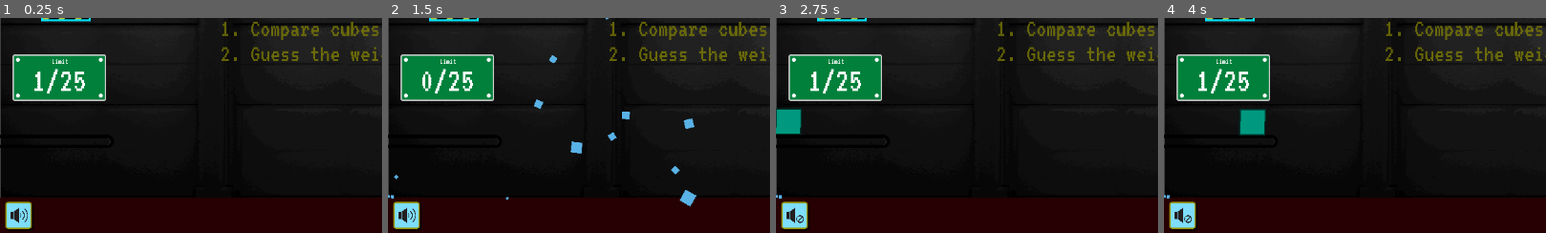
Above: before the commit, frames 1-4 (left to right).
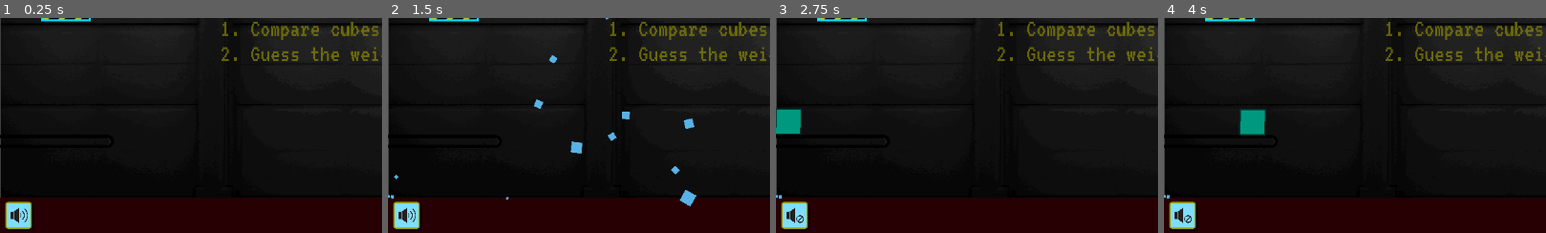
Above: after the commit, the same moments.

Repository: bjornarprytz/scale
Game: Godot game, scene res://main.tscn
Same seed, same stepped clock (60 frames per second), same inputs: the game is played once before the commit and once after it.
Inputs (mouse positions are % of the whole screen's width and height, from its top left):
- Up to frame 1 (0.25 s): no input
- Up to frame 2 (1.5 s): click (8, 16) at 0.52 s; click (17, 16) at 1.27 s
- Up to frame 3 (2.75 s): click (3, 96) at 2 s
- Up to frame 4 (4 s): click (8, 16) at 2.77 s; click (30, 16) at 3.52 s
The pictures show only the part of the screen within x 0-50%, y 50-100%; the shares and areas given below are measured in that part.

The runs differ from the first frame. In frame 1, 5.3% of the frame differs, in the area x 3-28%, y 16-39%; in frame 2, 5.3%; in frame 3, 5.3%; in frame 4, 5.3%.

Commit message:
some easy QoL fixes

Diff:
--- a/src/main.gd
+++ b/src/main.gd
@@ -121,9 +121,6 @@
 		cube.position = spawn_point.position
 	else:
 		cube.position = placement
-	cube.exploded.connect(_update_cube_count, CONNECT_ONE_SHOT)
-
-	_update_cube_count()
 
 	return cube
 
@@ -169,11 +166,6 @@
 func _get_cube_count():
 	return _get_cubes().size()
 
-func _update_cube_count():
-	$UIBack/CountPanel/Count.clear()
-	$UIBack/CountPanel/Count.append_text("[center]" + str(_get_cube_count()) + "/" + str(MAX_CUBES))
-
-
 func _on_button_button_down() -> void:
 	get_tree().reload_current_scene()
 
--- a/src/main.tscn
+++ b/src/main.tscn
@@ -15,28 +15,6 @@
 [sub_resource type="Theme" id="Theme_75p0t"]
 default_font = ExtResource("4_xs043")
 default_font_size = 256
-
-[sub_resource type="StyleBoxFlat" id="StyleBoxFlat_hnbky"]
-bg_color = Color(0, 0.501961, 0.227451, 1)
-border_width_left = 2
-border_width_top = 2
-border_width_right = 2
-border_width_bottom = 2
-corner_radius_top_left = 2
-corner_radius_top_right = 2
-corner_radius_bottom_right = 2
-corner_radius_bottom_left = 2
-
-[sub_resource type="Theme" id="Theme_h8kd7"]
-default_font = ExtResource("4_xs043")
-default_font_size = 256
-
-[sub_resource type="StyleBoxFlat" id="StyleBoxFlat_xv6ol"]
-bg_color = Color(1, 1, 1, 1)
-corner_radius_top_left = 4
-corner_radius_top_right = 4
-corner_radius_bottom_right = 4
-corner_radius_bottom_left = 4
 
 [sub_resource type="Theme" id="Theme_rq7eu"]
 default_font = ExtResource("4_xs043")
@@ -116,82 +94,6 @@
 bbcode_enabled = true
 text = "[wave][rainbow freq=0.2]WIN"
 
-[node name="CountPanel" type="Panel" parent="UIBack"]
-offset_left = 19.0
-offset_top = 379.0
-offset_right = 160.0
-offset_bottom = 449.0
-theme_override_styles/panel = SubResource("StyleBoxFlat_hnbky")
-
-[node name="Count" type="RichTextLabel" parent="UIBack/CountPanel"]
-layout_mode = 1
-anchors_preset = 8
-anchor_left = 0.5
-anchor_top = 0.5
-anchor_right = 0.5
-anchor_bottom = 0.5
-offset_left = -72.5
-offset_top = -21.0
-offset_right = 652.5
-offset_bottom = 274.0
-grow_horizontal = 2
-grow_vertical = 2
-scale = Vector2(0.2, 0.2)
-theme = SubResource("Theme_h8kd7")
-bbcode_enabled = true
-text = "[center]25/25"
-
-[node name="Text" type="RichTextLabel" parent="UIBack/CountPanel"]
-layout_mode = 1
-anchors_preset = 8
-anchor_left = 0.5
-anchor_top = 0.5
-anchor_right = 0.5
-anchor_bottom = 0.5
-offset_left = -26.5
-offset_top = -31.0
-offset_right = 523.5
-offset_bottom = 149.0
-grow_horizontal = 2
-grow_vertical = 2
-scale = Vector2(0.1, 0.1)
-theme = SubResource("Theme_h8kd7")
-theme_override_font_sizes/normal_font_size = 128
-bbcode_enabled = true
-text = "[center]Limit"
-
-[node name="ColorRect4" type="Panel" parent="UIBack/CountPanel"]
-layout_mode = 0
-offset_left = 5.0
-offset_top = 59.0
-offset_right = 11.0
-offset_bottom = 65.0
-theme_override_styles/panel = SubResource("StyleBoxFlat_xv6ol")
-
-[node name="ColorRect3" type="Panel" parent="UIBack/CountPanel"]
-layout_mode = 0
-offset_left = 130.0
-offset_top = 59.0
-offset_right = 136.0
-offset_bottom = 65.0
-theme_override_styles/panel = SubResource("StyleBoxFlat_xv6ol")
-
-[node name="ColorRect2" type="Panel" parent="UIBack/CountPanel"]
-layout_mode = 0
-offset_left = 130.0
-offset_top = 5.0
-offset_right = 136.0
-offset_bottom = 11.0
-theme_override_styles/panel = SubResource("StyleBoxFlat_xv6ol")
-
-[node name="ColorRect" type="Panel" parent="UIBack/CountPanel"]
-layout_mode = 0
-offset_left = 5.0
-offset_top = 5.0
-offset_right = 11.0
-offset_bottom = 11.0
-theme_override_styles/panel = SubResource("StyleBoxFlat_xv6ol")
-
 [node name="Instructions" type="RichTextLabel" parent="UIBack"]
 modulate = Color(0.556863, 0.552941, 0, 0.67451)
 offset_left = 332.0
--- a/src/things/cube.gd
+++ b/src/things/cube.gd
@@ -41,7 +41,12 @@
 
 func _reveal_weight():
 	$Weight.clear()
-	$Weight.append_text("[center]"+str(kind.weight))
+
+	var text = "[center]"
+	if (kind.weight == 6 or kind.weight == 9):
+		text += "[u]"
+	text += str(kind.weight)
+	$Weight.append_text(text)
 	$Weight.modulate = Autoload.get_contrast(kind.color)
 
 func _physics_process(delta: float) -> void:
--- a/src/things/cube.tscn
+++ b/src/things/cube.tscn
@@ -30,6 +30,7 @@
 mouse_filter = 2
 
 [node name="Border" type="ColorRect" parent="Color"]
+light_mask = 2
 layout_mode = 0
 offset_right = 2.0
 offset_bottom = 40.0
@@ -37,6 +38,7 @@
 color = Color(0.321569, 0.321569, 0.321569, 1)
 
 [node name="Border2" type="ColorRect" parent="Color"]
+light_mask = 2
 layout_mode = 0
 offset_left = 38.0
 offset_right = 40.0
@@ -45,6 +47,7 @@
 color = Color(0.321569, 0.321569, 0.321569, 1)
 
 [node name="Border3" type="ColorRect" parent="Color"]
+light_mask = 2
 layout_mode = 0
 offset_top = 2.0
 offset_right = 2.0
@@ -54,6 +57,7 @@
 color = Color(0.321569, 0.321569, 0.321569, 1)
 
 [node name="Border4" type="ColorRect" parent="Color"]
+light_mask = 2
 layout_mode = 0
 offset_left = 40.0
 offset_top = 38.0
@@ -108,8 +112,10 @@
 
 [node name="Light" type="PointLight2D" parent="."]
 visible = false
+light_mask = 2
 scale = Vector2(2.5, 2.5)
-energy = 0.5
+energy = 16.0
+range_item_cull_mask = 2
 texture = ExtResource("3_2dnhe")
 
 [node name="Effect" type="AudioStreamPlayer2D" parent="."]
Not shown: 1 places in src/main.tscn that only renumber resources
Not shown, changed: readme.md
